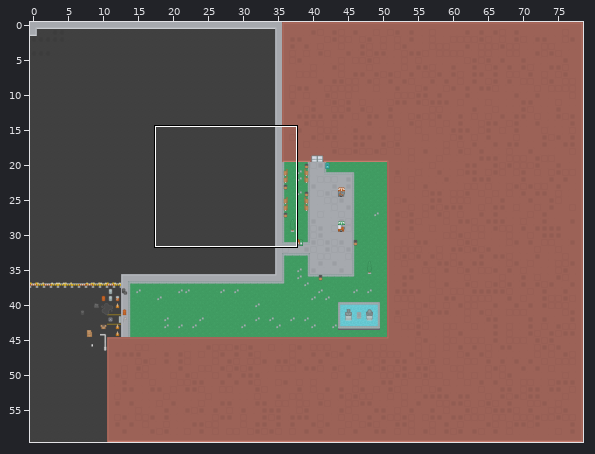
Tiled map: app/assets/MapLib.tmx. The picture above shows the old version from afar; the outline marks the close-up.
Close-up. Before the commit:
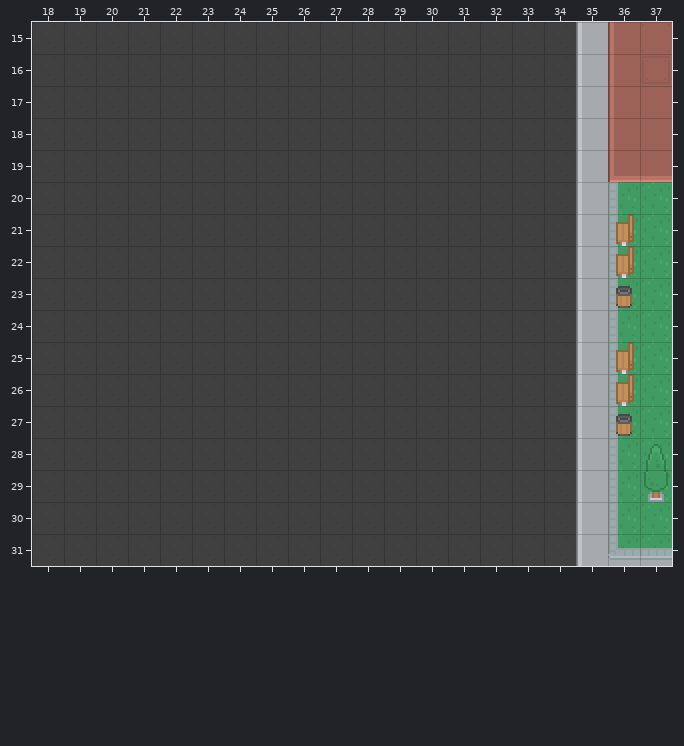
Cells are 64x64 px. Shown: x 18..37, y 15..31. The commit also changed other parts of the map, which this record leaves out.
And afterwards:
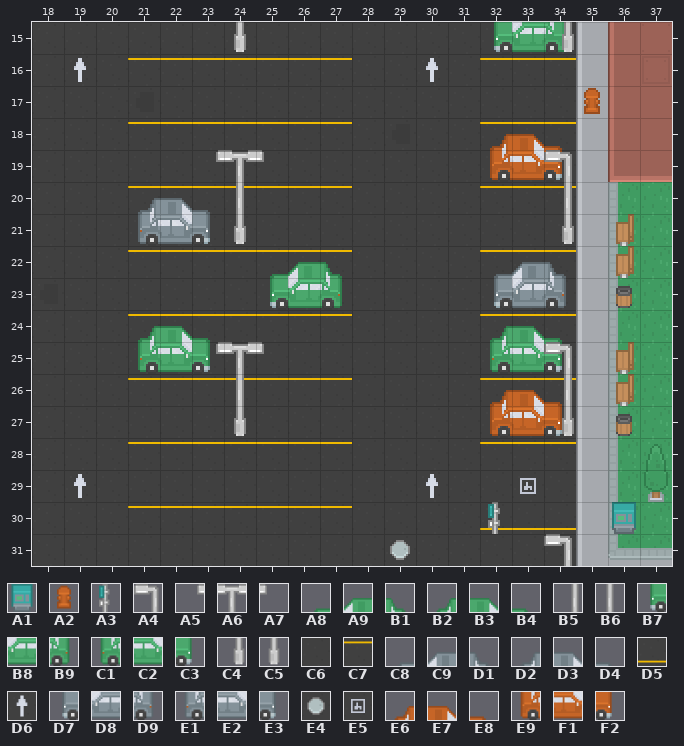
Key: from "City": A1 320, A2 533, A3 563, A4 593, A5 596, A6 597, A7 598, A8 623, A9 624, B1 625, B2 626, B3 627, B4 628, B5 630, B6 634, B7 660, B8 661, B9 662, C1 663, C2 664, C3 665, C4 667, C5 671, C6 714, C7 751, C8 771, C9 772, D1 773, D2 774, D3 775, D4 776, D5 789, D6 796, D7 808, D8 809, D9 810, E1 811, E2 812, E3 813, E4 897, E5 900, E6 922, E7 923, E8 924, E9 959, F1 960, F2 961.
__ is an empty cell.
Tiles of an added or newly shown layer are drawn over the layers below it.
Edits made:
Layer "Ground":
Tile C7 replaces tile C6 in row 16 at x 21 to 27 and 32 to 34; in row 18 at x 21 to 27 and 32 to 34; in row 20 at x 21 to 27 and 32 to 34; in row 22 at x 21 to 27 and 32 to 34; in row 24 at x 21 to 27 and 32 to 34; in row 26 at x 21 to 27 and 32 to 34.
Tile C7 replaces tile C6 in row 28 at x 21 to 27 and 32 to 34; in row 30 at x 21 to 27.
Tile D5 replaces tile C6 in row 30 at x 32 to 34.
Tile D6 replaces tile C6 in row 16 at x 19 and 30; in row 29 at x 19 and 30.
Tile E4 replaces tile C6 in row 31 at x 29.
Tile E5 replaces tile C6 in row 29 at x 33.
Layer "Roadmarker":
Tile A1 is added in row 30 at x 36.
Tile A2 is added in row 17 at x 35.
Tile A3 is added in row 30 at x 32.
Tile A8 is added in row 22 at x 25.
Tile A9 is added in row 22 at x 26.
Tile B1 is added in row 22 at x 27.
Tile B2 is added in row 24 at x 21 and 32.
Tile B3 is added in row 24 at x 22 and 33.
Tile B4 is added in row 24 at x 23 and 34.
Tile B7 is added in row 15 at x 32; in row 23 at x 25.
Tile B8 is added in row 15 at x 33; in row 23 at x 26.
Tile B9 is added in row 15 at x 34; in row 23 at x 27.
Tile C1 is added in row 25 at x 21 and 32.
Tile C2 is added in row 25 at x 22 and 33.
Tile C3 is added in row 25 at x 23 and 34.
Tile C8 is added in row 22 at x 32.
Tile C9 is added in row 22 at x 33.
Tile D1 is added in row 22 at x 34.
Tile D2 is added in row 20 at x 21.
Tile D3 is added in row 20 at x 22.
Tile D4 is added in row 20 at x 23.
Tile D7 is added in row 23 at x 32.
Tile D8 is added in row 23 at x 33.
Tile D9 is added in row 23 at x 34.
Tile E1 is added in row 21 at x 21.
Tile E2 is added in row 21 at x 22.
Tile E3 is added in row 21 at x 23.
Tile E6 is added in row 18 at x 32; in row 26 at x 32.
Tile E7 is added in row 18 at x 33; in row 26 at x 33.
Tile E8 is added in row 18 at x 34; in row 26 at x 34.
Tile E9 is added in row 19 at x 32; in row 27 at x 32.
Tile F1 is added in row 19 at x 33; in row 27 at x 33.
Tile F2 is added in row 19 at x 34; in row 27 at x 34.
Layer "Roadmarker2" (added):
Tile A4 is added in row 19 at x 34; in row 25 at x 34; in row 31 at x 34.
Tile A5 is added in row 19 at x 23; in row 25 at x 23.
Tile A6 is added in row 19 at x 24; in row 25 at x 24.
Tile A7 is added in row 19 at x 25; in row 25 at x 25.
Tile B5 is added in row 20 at x 34; in row 26 at x 34.
Tile B6 is added in row 20 at x 24; in row 26 at x 24.
Tile C4 is added in row 15 at x 34; in row 21 at x 34; in row 27 at x 34.
Tile C5 is added in row 15 at x 24; in row 21 at x 24; in row 27 at x 24.
